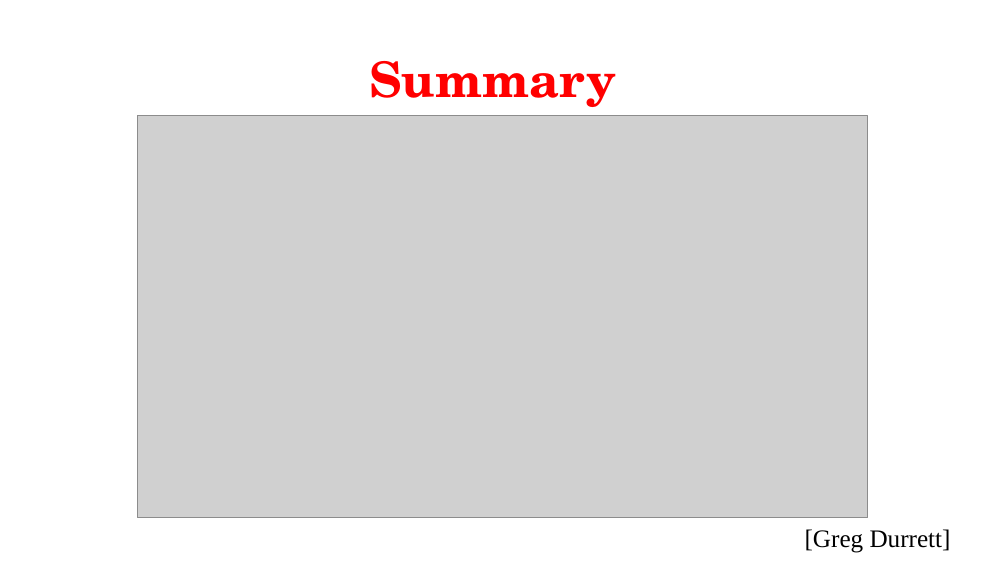
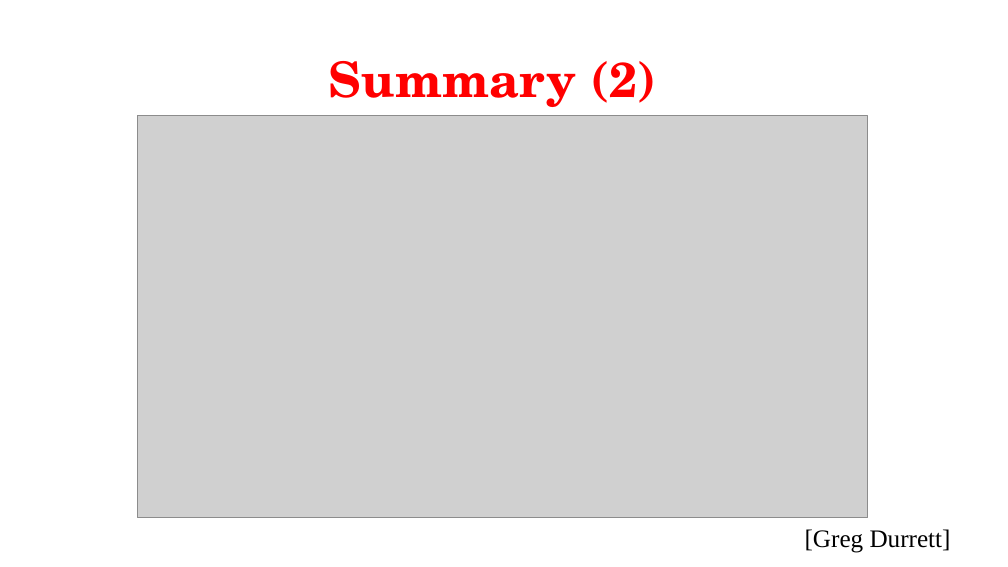
Before and after one commit to fanfeng2015/Natural-Language-Processing, a slide deck: slide 24 of Slides/Lecture 8-2.pptx (slide 23 before the commit). Drawn at 1008x567 pixels with LibreOffice and Linux fonts; fonts in the diff are those of the drawing; grey boxes stand for pictures. Boxes give left, top, right and bottom in pixels: in the first picture for what was removed or moved away, otherwise in the second. Text is boxed around its words. In the diff, an @@ line names an element or a change of style, - is before the commit and + after.

```diff
--- a/Slides/Lecture 8-2.pptx
+++ b/Slides/Lecture 8-2.pptx
@@ title at (329, 61, 656, 107): text changed @@
-Summary
+Summary (2)
```
Also in this commit, not shown: 1 other slide changed, 1 slide added, 24 other files.
